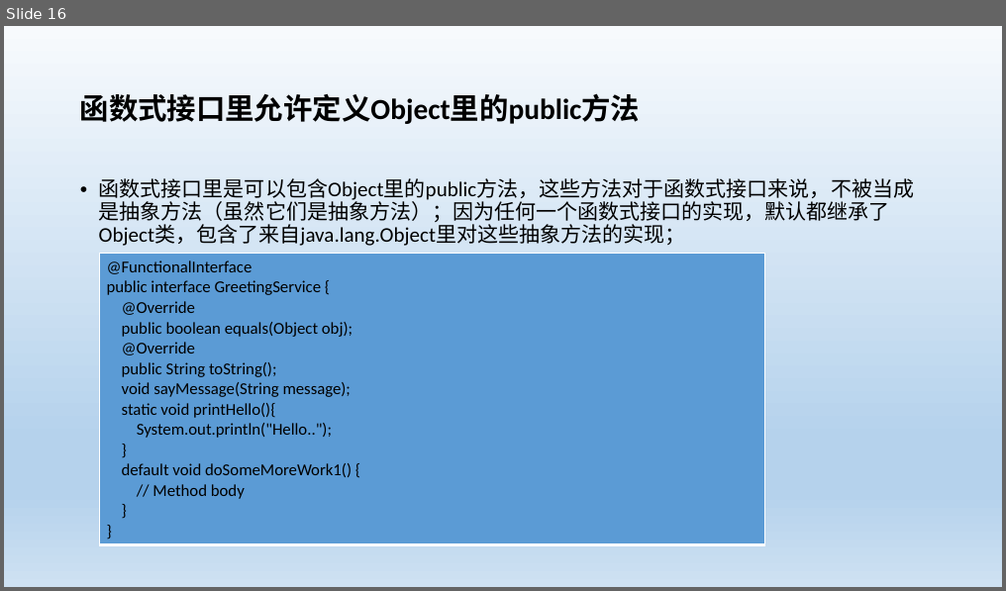
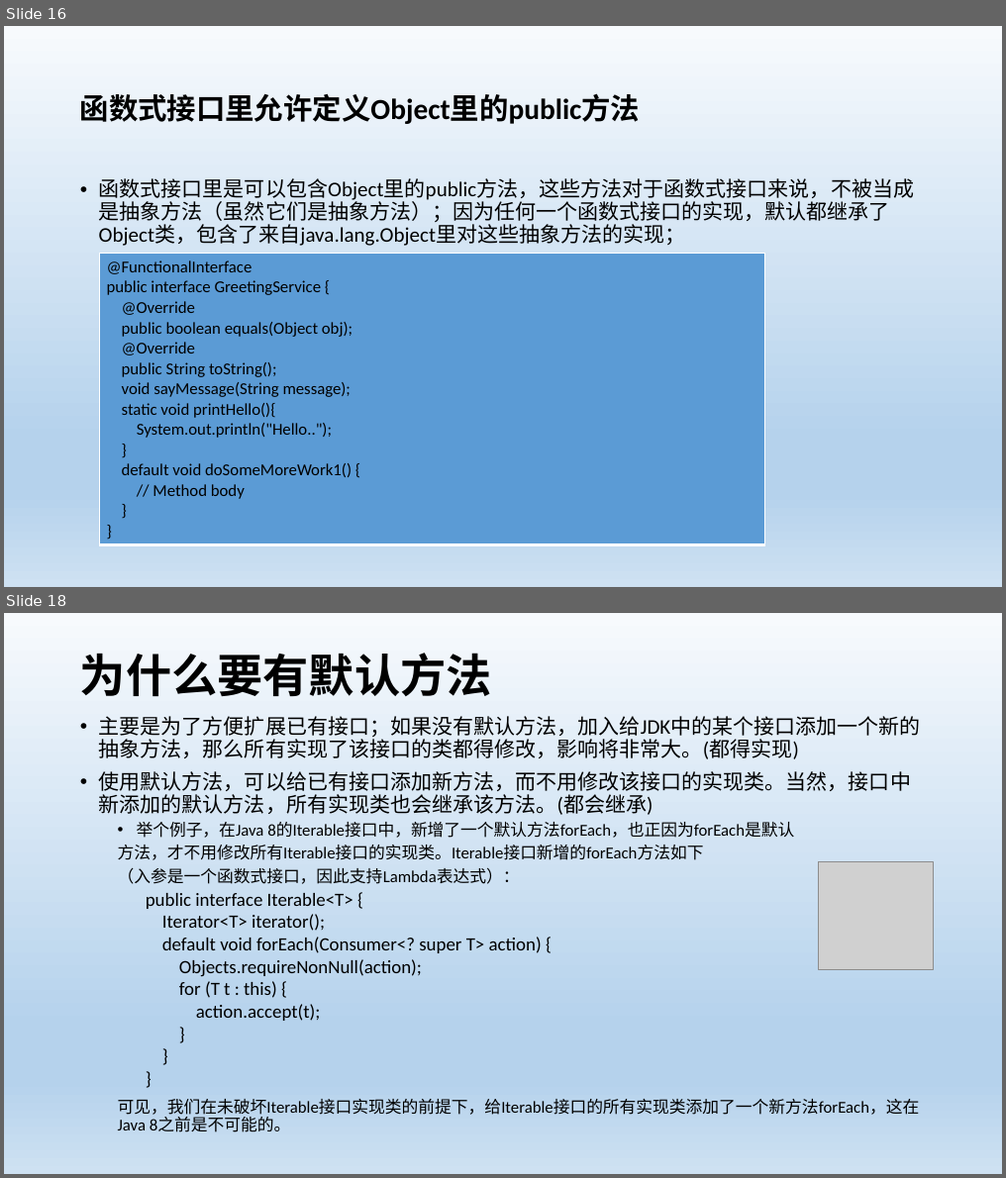
Before and after one commit to blackdancers/Java8Tutorial, a slide deck: src/main/resources/JAVA 8 Lambda表达式.pptx. Shown one above the other, each under a label of ours: slide 16 before the commit, slides 16 and 18 after it; the slides between them are not shown. The pictures are 1006x591 and 1006x1178 pixels, drawn with LibreOffice and Linux fonts; fonts in the diff are those of the drawing; grey boxes stand for pictures. Boxes give left, top, right and bottom in pixels: in the first picture for what was removed or moved away, otherwise in the second. Text is boxed around its words. In the diff, an @@ line names an element or a change of style, - is before the commit and + after.

```diff
--- a/src/main/resources/JAVA 8 Lambda表达式.pptx
+++ b/src/main/resources/JAVA 8 Lambda表达式.pptx
@@ slide 18 added at [4,613,1002,1174], background gradient #F7FAFD to #B5D2EC to #CEE1F2 @@
@@ title added at [80,653,492,696], 44 pt, text #000000, bold @@
+为什么要有默认方法
@@ text added at [99,716,921,1133], 16 pt, text #000000 @@
+• 主要是为了方便扩展已有接口；如果没有默认方法，加入给JDK中的某个接口添加一个新的抽象方法，那么所有实现了该接口的类都得修改，影响将非常大。(都得实现)
+• 使用默认方法，可以给已有接口添加新方法，而不用修改该接口的实现类。当然，接口中新添加的默认方法，所有实现类也会继承该方法。(都会继承)
+  • 举个例子，在Java 8的Iterable接口中，新增了一个默认方法forEach，也正因为forEach是默认
+  方法，才不用修改所有Iterable接口的实现类。Iterable接口新增的forEach方法如下
+  （入参是一个函数式接口，因此支持Lambda表达式）：
+  可见，我们在未破坏Iterable接口实现类的前提下，给Iterable接口的所有实现类添加了一个新方法forEach，这在Java 8之前是不可能的。
@@ picture added at [819,861,934,969] @@
@@ text added at [146,893,542,1021], 18 pt, text #000000 @@
+public interface Iterable<T> {
+Iterator<T> iterator();
+default void forEach(Consumer<? super T> action) {
+Objects.requireNonNull(action);
+for (T t : this) {
+action.accept(t);
+}
+}
+}
```
Also in this commit, not shown: 3 slides changed, 5 other slides added.
